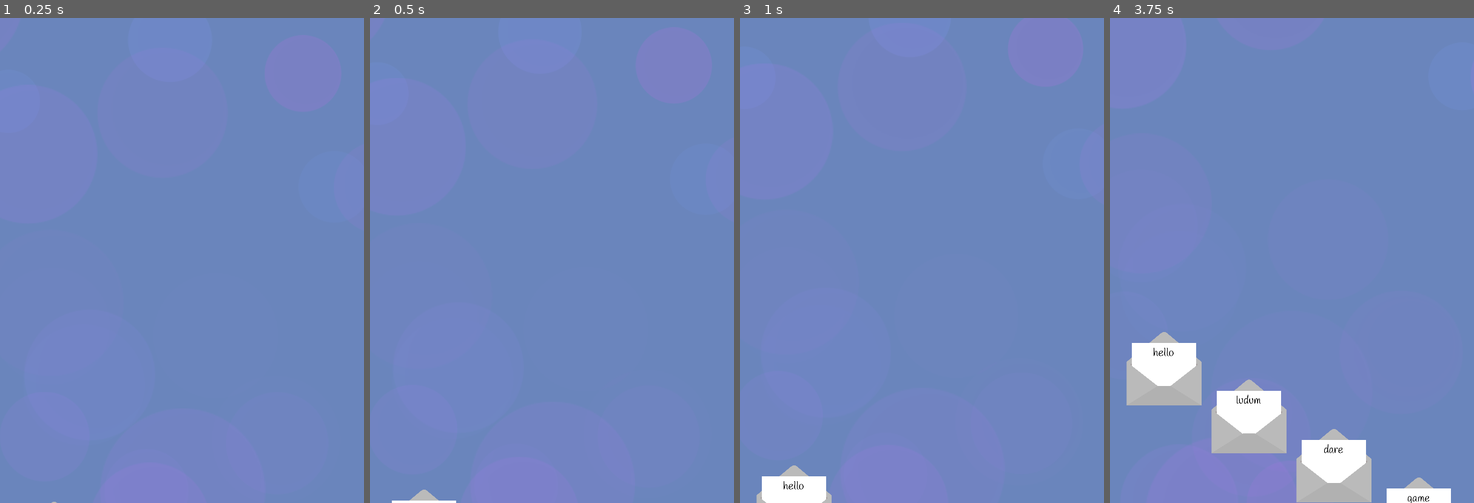
Above: before the commit, frames 1-4 (left to right).
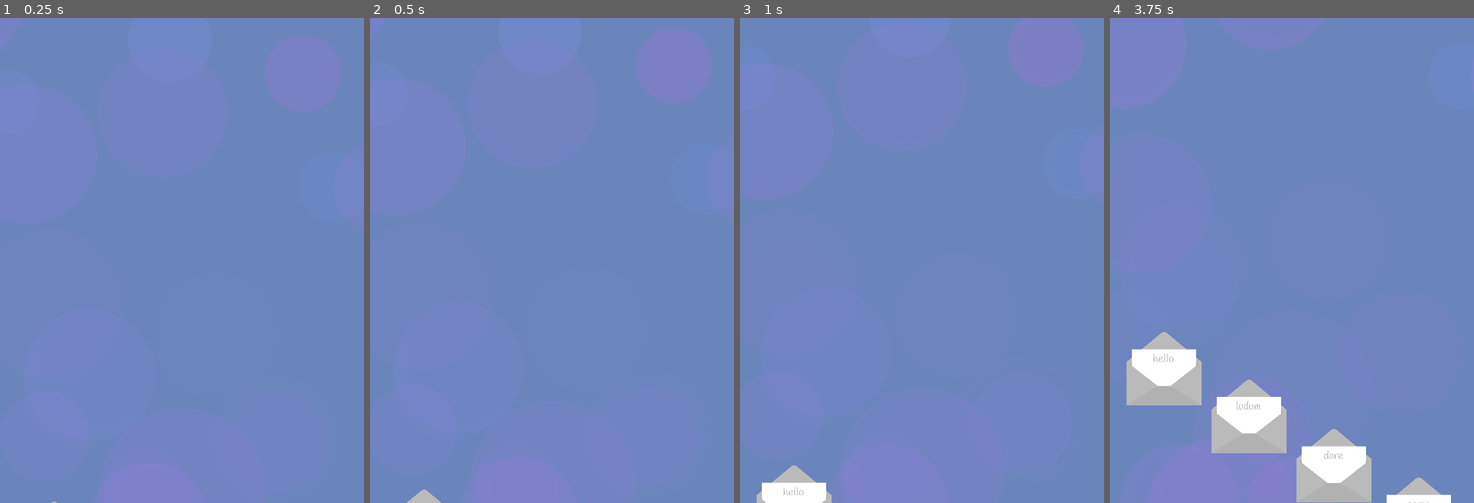
Above: after the commit, the same moments.

Repository: HoneyPony/ash-and-phoenix
Game: Godot game, scene res://game.tscn
The game is run twice, just before and just after one commit, with the same random seed, the same clock (stepped at 60 frames per second) and the same inputs.
Inputs:
- Up to frame 1 (0.25 s): no input
- Up to frame 2 (0.5 s): no input
- Up to frame 3 (1 s): tap Enter at 0.5 s
- Up to frame 4 (3.75 s): no input

Frame 1 is identical in both runs. In frame 2, less than 0.1% of the frame differs, in the area x 6-24%, y 99-100%; in frame 3, 0.3%; in frame 4, 1.2%, in the area x 6-94%, y 67-100%.

Commit message:
letter tweaks, should probabl consider having an option for letter colors though

Diff:
--- a/letter/letter.gd
+++ b/letter/letter.gd
@@ -28,7 +28,7 @@
 			add_to_group("Letter")
 
 func render_text(correct: int, some_wrong: bool):
-	text_display.text = "[center][color=green]"
+	text_display.text = "[center][color=#000]"
 	for i in range(0, correct):
 		text_display.text += text[i]
 	text_display.text += "[/color]"
@@ -38,7 +38,7 @@
 	if some_wrong:
 		var index = correct
 		if index < text.length():
-			text_display.text += "[color=red]" + text[index] + "[/color]"
+			text_display.text += "[color=#800909]" + text[index] + "[/color]"
 			no_status_index += 1
 
 	for i in range(no_status_index, text.length()):
--- a/letter/letter.tscn
+++ b/letter/letter.tscn
@@ -161,7 +161,7 @@
 "times": PackedFloat32Array(0, 0.3),
 "transitions": PackedFloat32Array(1, 1),
 "update": 0,
-"values": [Vector2(-261, -203), Vector2(-261, -80)]
+"values": [Vector2(-261, -170), Vector2(-261, -80)]
 }
 tracks/2/type = "value"
 tracks/2/imported = false
@@ -174,18 +174,6 @@
 "transitions": PackedFloat32Array(1, 1),
 "update": 0,
 "values": [Vector2(1, 1), Vector2(1, 1e-05)]
-}
-tracks/3/type = "value"
-tracks/3/imported = false
-tracks/3/enabled = true
-tracks/3/path = NodePath("LetterDisplay:position")
-tracks/3/interp = 2
-tracks/3/loop_wrap = true
-tracks/3/keys = {
-"times": PackedFloat32Array(0, 0.125, 0.3, 0.375, 0.425),
-"transitions": PackedFloat32Array(1, 1, 1, 1, 1),
-"update": 0,
-"values": [Vector2(0, 0), Vector2(0, -5), Vector2(0, 15), Vector2(0, -15), Vector2(0, 0)]
 }
 
 [sub_resource type="Animation" id="Animation_mycyy"]
@@ -212,7 +200,7 @@
 "times": PackedFloat32Array(0),
 "transitions": PackedFloat32Array(1),
 "update": 0,
-"values": [Vector2(-261, -203)]
+"values": [Vector2(-261, -170)]
 }
 tracks/2/type = "value"
 tracks/2/imported = false
@@ -226,18 +214,6 @@
 "update": 0,
 "values": [Vector2(1, 1)]
 }
-tracks/3/type = "value"
-tracks/3/imported = false
-tracks/3/enabled = true
-tracks/3/path = NodePath("LetterDisplay:position")
-tracks/3/interp = 1
-tracks/3/loop_wrap = true
-tracks/3/keys = {
-"times": PackedFloat32Array(0),
-"transitions": PackedFloat32Array(1),
-"update": 0,
-"values": [Vector2(0, 0)]
-}
 
 [sub_resource type="AnimationLibrary" id="AnimationLibrary_0vn8i"]
 _data = {
@@ -264,10 +240,10 @@
 
 [node name="TextDisplay" type="RichTextLabel" parent="LetterDisplay"]
 offset_left = -261.0
-offset_top = -203.0
+offset_top = -170.0
 offset_right = 250.0
-offset_bottom = -118.0
-theme_override_colors/default_color = Color(0, 0, 0, 1)
+offset_bottom = -85.0
+theme_override_colors/default_color = Color(0.713726, 0.713726, 0.713726, 1)
 theme_override_fonts/normal_font = ExtResource("1_iaxyx")
 theme_override_font_sizes/normal_font_size = 60
 bbcode_enabled = true
Binary file changed: letter/letter1/close/close.0000.png
Binary file changed: letter/letter1/close/close.0001.png
Binary file changed: letter/letter1/close/close.0002.png
Binary file changed: letter/letter1/close/close.0003.png
Binary file changed: letter/letter1/close/close.0004.png
Binary file changed: letter/letter1/close/close.0005.png
Binary file changed: letter/letter1/close/close.0006.png
Binary file changed: letter/letter1/close/close.0007.png
Binary file changed: letter/letter1/close/close.0008.png
Binary file changed: letter/letter1/close/close.0009.png
Binary file changed: letter/letter1/close/close.0010.png
Binary file changed: letter/letter1/close/close.0011.png
(and 4 more such lines)
